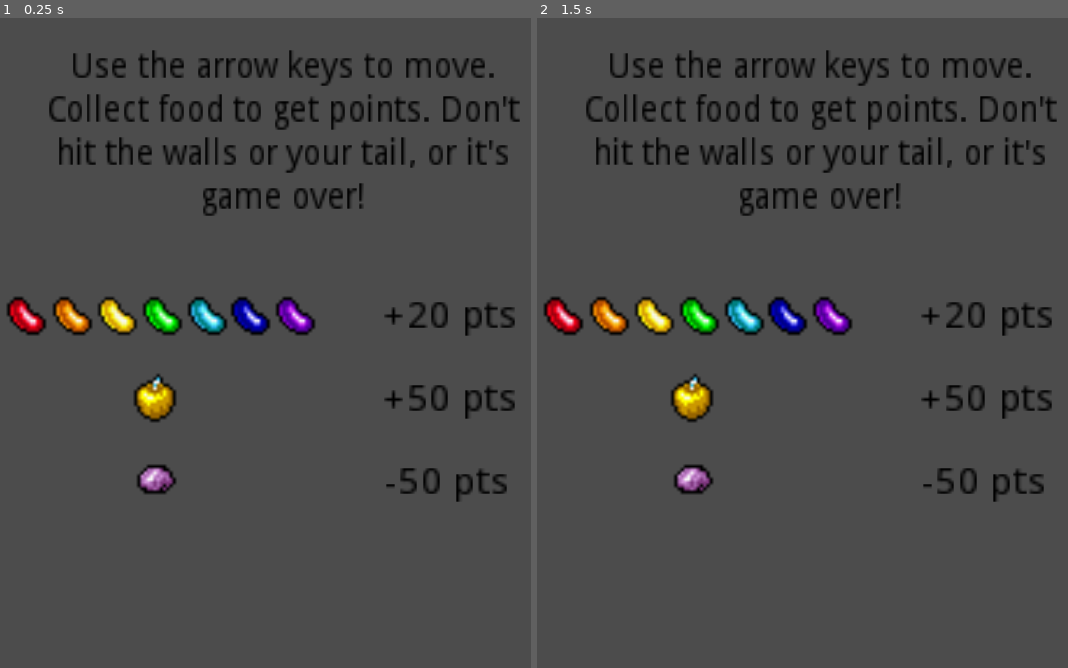
Above: before the commit, frames 1-2 (left to right).
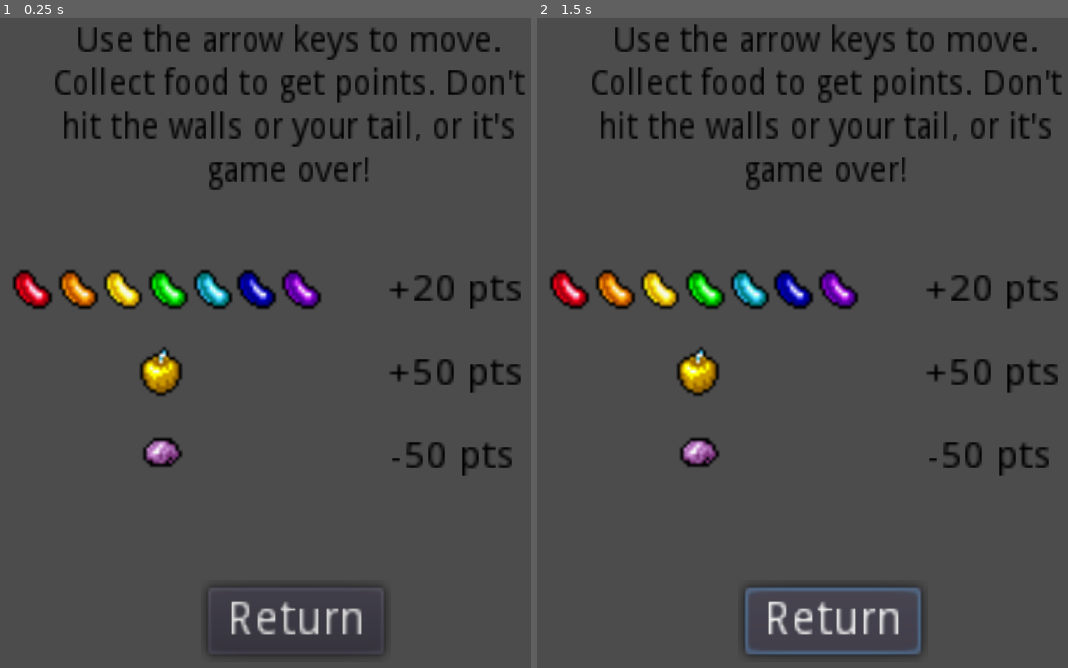
Above: after the commit, the same moments.

Repository: DragonQuills/eevee-party
Game: Godot game, scene res://scenes/UI/HowToPlay/HowToPlay.tscn
Two runs of this game, one before a commit and one after it. Both use one fixed random seed, a clock stepped at 60 frames per second and the inputs below. This scene is started directly instead of the project's main scene.
Inputs (mouse positions are in pixels of both pictures, inside the frame that each line leads up to):
- Up to frame 1 (0.25 s): no input
- Up to frame 2 (1.5 s): click (834, 622) at 0.5 s, where only the run after the commit has a clickable "Return"; hold Right (ui_right) from 1.28 s (still down)

The runs differ from the first frame. In frame 1, 15% of the frame differs, in the area x 1-99%, y 0-99%; in frame 2, 15%.

Commit message:
Adds a return buttont o go back to the main menu

Diff:
--- a/scenes/UI/HowToPlay/HowToPlay.tscn
+++ b/scenes/UI/HowToPlay/HowToPlay.tscn
@@ -7,7 +7,7 @@
 [node name="FoodPoints" type="Node" parent="."]
 
 [node name="Apple" type="AnimatedSprite" parent="FoodPoints"]
-position = Vector2( 313.655, 584.728 )
+position = Vector2( 320.79, 551.43 )
 scale = Vector2( 4, 4 )
 frames = ExtResource( 1 )
 animation = "special"
@@ -15,65 +15,65 @@
 [node name="Gummis" type="Node" parent="FoodPoints"]
 
 [node name="Gummi" type="AnimatedSprite" parent="FoodPoints/Gummis"]
-position = Vector2( 151.087, 479.961 )
+position = Vector2( 158.222, 446.664 )
 scale = Vector2( 4, 4 )
 frames = ExtResource( 1 )
 animation = "normal"
 
 [node name="Gummi1" type="AnimatedSprite" parent="FoodPoints/Gummis"]
-position = Vector2( 208.022, 479.961 )
+position = Vector2( 215.158, 446.664 )
 scale = Vector2( 4, 4 )
 frames = ExtResource( 1 )
 animation = "normal"
 frame = 1
 
 [node name="Gummi2" type="AnimatedSprite" parent="FoodPoints/Gummis"]
-position = Vector2( 264.145, 479.961 )
+position = Vector2( 271.281, 446.664 )
 scale = Vector2( 4, 4 )
 frames = ExtResource( 1 )
 animation = "normal"
 frame = 2
 
 [node name="Gummi3" type="AnimatedSprite" parent="FoodPoints/Gummis"]
-position = Vector2( 320.828, 479.961 )
+position = Vector2( 327.963, 446.664 )
 scale = Vector2( 4, 4 )
 frames = ExtResource( 1 )
 animation = "normal"
 frame = 3
 
 [node name="Gummi4" type="AnimatedSprite" parent="FoodPoints/Gummis"]
-position = Vector2( 376.61, 479.961 )
+position = Vector2( 383.745, 446.664 )
 scale = Vector2( 4, 4 )
 frames = ExtResource( 1 )
 animation = "normal"
 frame = 5
 
 [node name="Gummi5" type="AnimatedSprite" parent="FoodPoints/Gummis"]
-position = Vector2( 430.899, 479.961 )
+position = Vector2( 438.035, 446.664 )
 scale = Vector2( 4, 4 )
 frames = ExtResource( 1 )
 animation = "normal"
 frame = 7
 
 [node name="Gummi6" type="AnimatedSprite" parent="FoodPoints/Gummis"]
-position = Vector2( 486.871, 479.961 )
+position = Vector2( 494.006, 446.664 )
 scale = Vector2( 4, 4 )
 frames = ExtResource( 1 )
 animation = "normal"
 frame = 8
 
 [node name="Grimy" type="AnimatedSprite" parent="FoodPoints"]
-position = Vector2( 313.655, 678.037 )
+position = Vector2( 320.79, 644.739 )
 scale = Vector2( 4, 4 )
 frames = ExtResource( 1 )
 animation = "special"
 frame = 1
 
 [node name="Points Values" type="VBoxContainer" parent="FoodPoints"]
-margin_left = 596.846
-margin_top = 459.253
-margin_right = 644.846
-margin_bottom = 537.253
+margin_left = 603.982
+margin_top = 425.955
+margin_right = 651.982
+margin_bottom = 503.955
 rect_scale = Vector2( 3.50107, 3.25308 )
 custom_constants/separation = 18
 __meta__ = {
@@ -110,10 +110,10 @@
 }
 
 [node name="HowToPlay" type="Label" parent="."]
-margin_left = 149.671
-margin_top = 147.889
-margin_right = 371.671
-margin_bottom = 229.889
+margin_left = 156.806
+margin_top = 114.591
+margin_right = 378.806
+margin_bottom = 196.591
 rect_scale = Vector2( 2.9109, 3.19102 )
 custom_colors/font_color = Color( 0, 0, 0, 1 )
 text = "Use the arrow keys to move. Collect food to get points. Don't hit the walls or your tail, or it's game over!"
@@ -122,3 +122,14 @@
 __meta__ = {
 "_edit_use_anchors_": false
 }
+
+[node name="Button" type="Button" parent="."]
+margin_left = 376.568
+margin_top = 819.283
+margin_right = 430.568
+margin_bottom = 839.283
+rect_scale = Vector2( 4.098, 4.24488 )
+text = "Return"
+__meta__ = {
+"_edit_use_anchors_": false
+}
